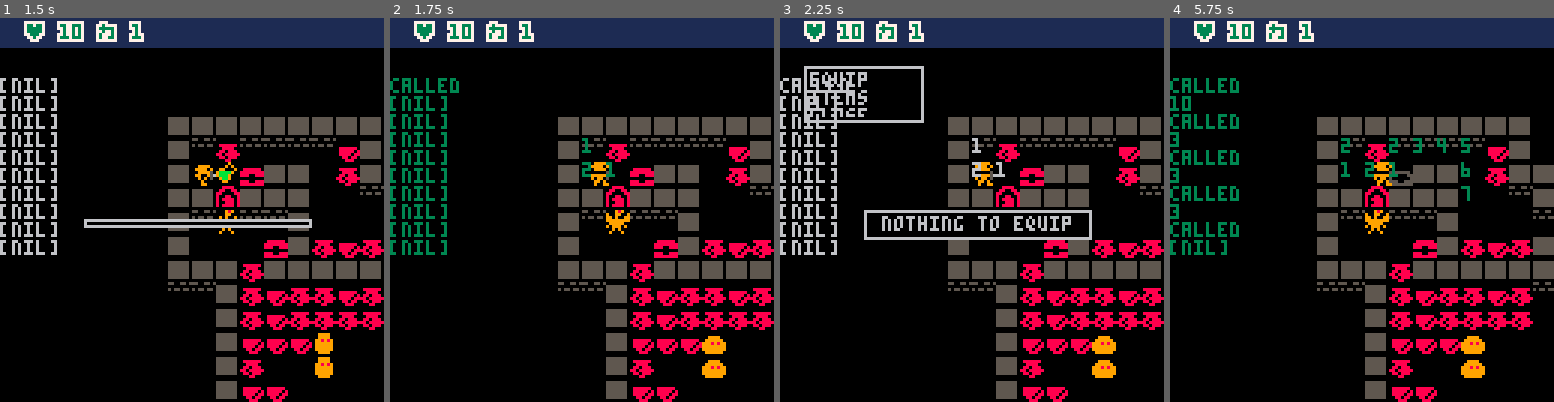
Above: before the commit, frames 1-4 (left to right).
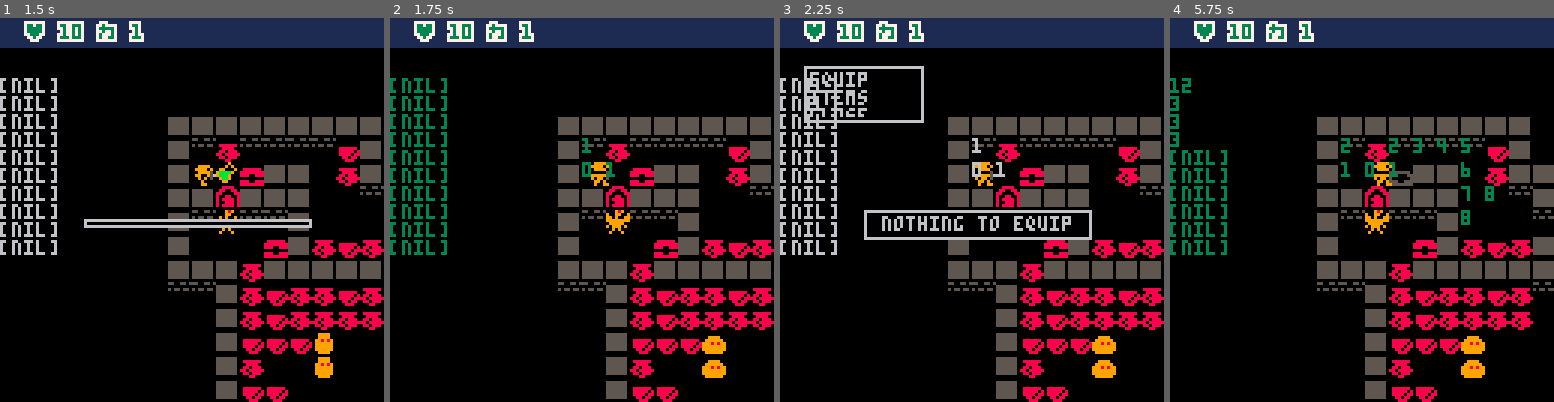
Above: after the commit, the same moments.

Repository: chebastian/picoabyss
Game: PICO-8 cartridge rouge.p8
The game is run twice, just before and just after one commit, with the same random seed, the same clock (stepped at 60 frames per second) and the same inputs.
Inputs:
- Up to frame 1 (1.5 s): tap X (X key) at 0.33, 1.07 s; tap O (Z key) at 0.7 s
- Up to frame 2 (1.75 s): hold Right from 1.6 s (still down); tap O (Z key) at 1.7 s
- Up to frame 3 (2.25 s): tap X (X key) at 1.85 s; release Right at 2.1 s; tap O (Z key) at 2.1 s; hold Up from 2.15 s (still down)
- Up to frame 4 (5.75 s): release Up at 2.42 s; hold Right 2.47-3.03 s; tap O (Z key) every 0.4 s from 2.5 to 5.7 s; tap X (X key) at 2.97, 4.08, 5.2 s; hold Left 3.08-3.58 s; hold Down 3.63-3.97 s; hold Right 4.02-4.68 s; hold Up 4.73-5.03 s; hold Left 5.08-5.68 s; hold Down from 5.73 s (still down)

Frame 1 is identical in both runs. In frame 2, 0.2% of the frame differs, in the area x 0-53%, y 15-41%; in frame 3, 0.1%; in frame 4, 2.1%, in the area x 0-85%, y 15-58%.

Commit message:
path finding bugfix

Diff:
--- a/rouge.p8
+++ b/rouge.p8
@@ -243,7 +244,7 @@
 
 function upd_ease()
   buff_input()
- _t⧗=min(_t⧗+0.1,1)
+ _t⧗=min(_t⧗+1/10,1)
  if(_t⧗ == 1) then
   pop_upd()
   foreach(_ents,set_lst_pos)
@@ -452,12 +453,12 @@
 end
 
 function flood_fill(po,nxt)
- dbg("called")
  local dst = 1
- local dpth = 1
+ local dpth = 0
  local queue = {}
- local found = {}
+ local found = {nxt[1]}
  while(dpth <= 7) do
+ 	dpth+=1
 	 for ite in all(nxt) do
 		 for d in all(dirs) do
 		  local it = ite.po
@@ -471,7 +472,6 @@
 		 end
 	 end
 
-	 dpth+=1
 	 nxt = {}
 	 for q in all(queue) do
 	  add(nxt,
